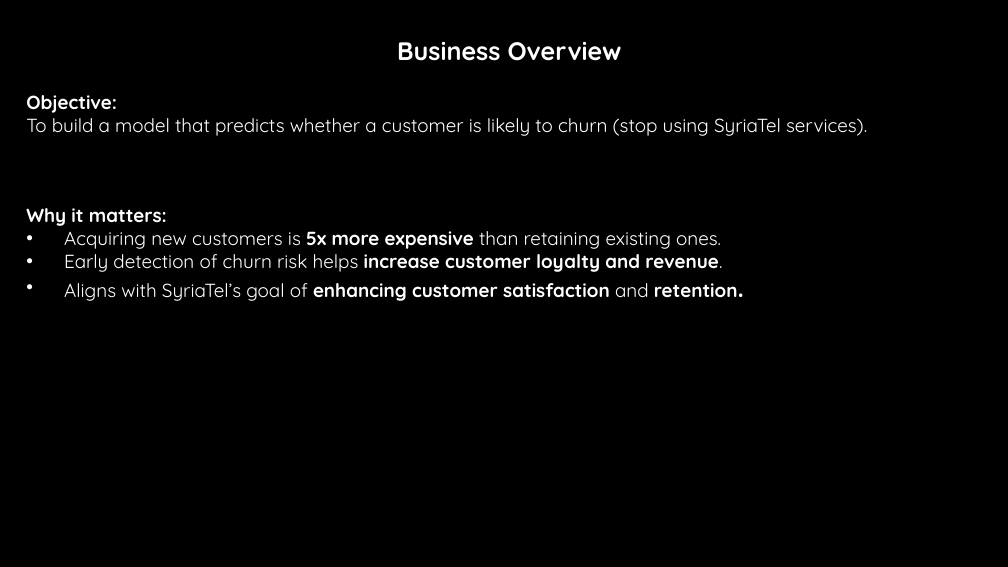
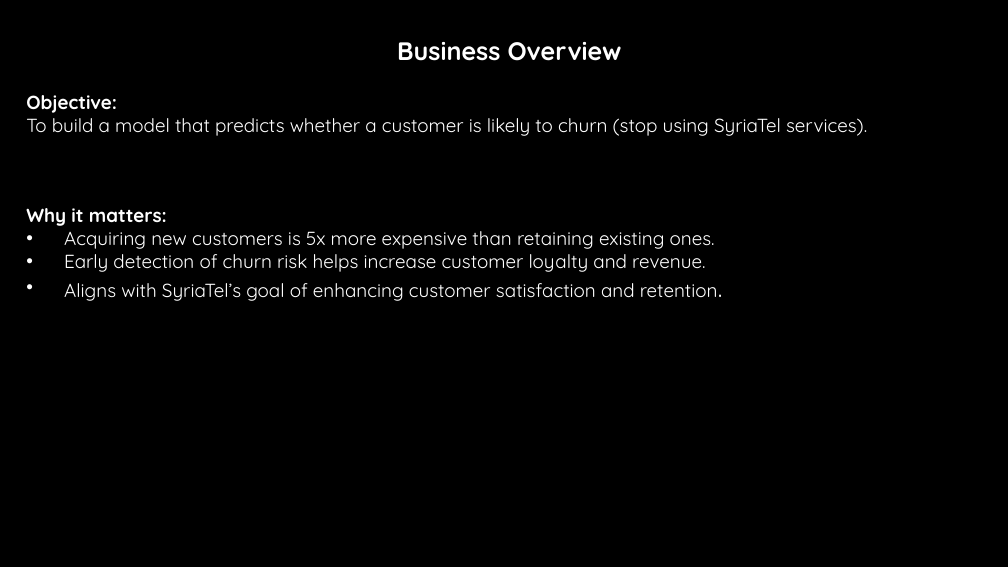
Before and after one commit to Kelvin-Shilisia/syriatel-churn-classifier, a slide deck: slide 2 of Churn Prediction in Telecom.pptx. Drawn at 1008x567 pixels with LibreOffice and Linux fonts; fonts in the diff are those of the drawing; background and template pictures are left out. Boxes give left, top, right and bottom in pixels: in the first picture for what was removed or moved away, otherwise in the second. Text is boxed around its words. In the diff, an @@ line names an element or a change of style, - is before the commit and + after.

```diff
--- a/Churn Prediction in Telecom.pptx
+++ b/Churn Prediction in Telecom.pptx
@@ text at [64,231,718,301]: bold off in "5x more expensive", "increase customer loyalty and revenue.", "enhancing customer satisfaction retention." @@
```
Also in this commit, not shown: 2 other slides changed, 1 slide added, 1 slide removed, 1 other file.
